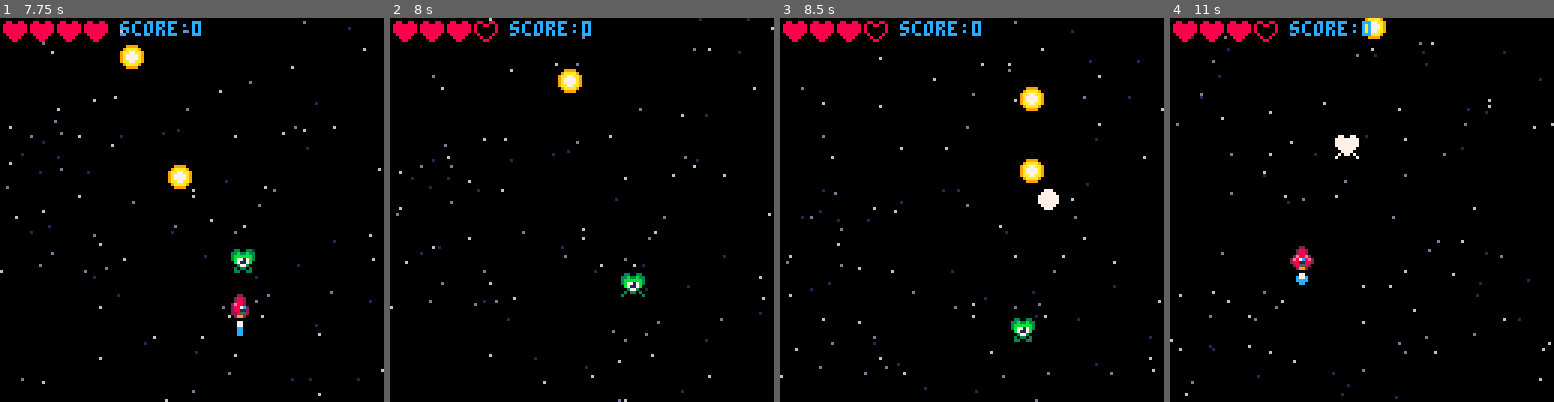
Above: before the commit, frames 1-4 (left to right).
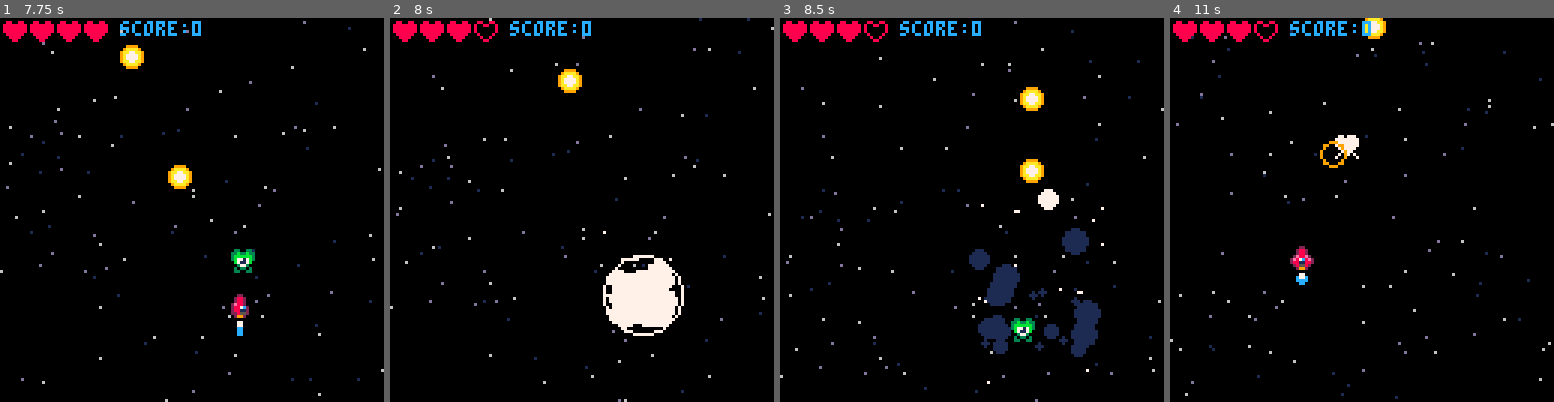
Above: after the commit, the same moments.

Repository: Krystman/lazydevs-pico8-basic-shmup
Game: PICO-8 cartridge shmup.p8
Two runs of this game, one before a commit and one after it. Both use one fixed random seed, a clock stepped at 60 frames per second and the inputs below.
Inputs:
- Up to frame 1 (7.75 s): tap O (Z key) at 0.33, 0.7, 1.43, 2.22, 3.1, 3.98, 4.87, 5.75, 6.63, 7.52 s; tap X (X key) at 1.07, 2.07, 2.4, 2.73, 3.07, 3.4, 3.73, 4.07, 4.4, 4.73, 5.07, 5.4, 5.73, 6.07, 6.4, 6.73, 7.07, 7.4, 7.73 s; hold Left 1.97-2.37 s; hold Down 2.42-2.82 s; hold Right 2.87-3.53 s; hold Up 3.58-4.08 s; hold Right 4.13-4.53 s; hold Down 4.58-5.08 s; hold Left 5.13-5.8 s; hold Up 5.85-6.18 s; hold Left 6.23-6.63 s; hold Down 6.68-7.08 s; hold Right from 7.13 s (still down)
- Up to frame 2 (8 s): release Right at 7.8 s; hold Up from 7.85 s (still down)
- Up to frame 3 (8.5 s): tap X (X key) at 8.07, 8.4 s; release Up at 8.35 s; tap O (Z key) at 8.4 s; hold Right from 8.4 s (still down)
- Up to frame 4 (11 s): tap X (X key) every 0.33 s from 8.73 to 10.73 s; release Right at 8.8 s; hold Down 8.85-9.35 s; tap O (Z key) at 9.28, 10.17 s; hold Left 9.4-10.07 s; hold Up 10.12-10.45 s; hold Left 10.5-10.9 s; hold Down from 10.95 s (still down)

Frame 1 is identical in both runs. In frame 2, 2.9% of the frame differs, in the area x 55-77%, y 55-83%; in frame 3, 3.0%, in the area x 49-85%, y 48-96%; in frame 4, 0.2%.

Commit message:
Beginning of 17 - Music

Diff:
--- a/shmup.p8
+++ b/shmup.p8
@@ -2,8 +2,14 @@
 version 36
 __lua__
 -- todo
--- -proc explosion
--- -bullet collision fx
+-- ------------
+-- game flow
+-- music
+-- multiple enemies
+-- big enemies
+-- enemy bullets
+
+
 
 function _init()
  --this will clear the screen
@@ -79,6 +85,8 @@
 
  parts={}
 
+ shwaves={}
+
  spawnen()
 end
 
@@ -157,7 +165,7 @@
  add(enemies,myen)
 end
 
-function explode(expx,expy)
+function explode(expx,expy,isblue)
 
  local myp={}
  myp.x=expx
@@ -167,8 +175,10 @@
  myp.sy=0
 
  myp.age=0
- myp.size=8
+ myp.size=10
  myp.maxage=0
+ myp.blue=isblue
+
  add(parts,myp)
 
  for i=1,30 do
@@ -182,10 +192,115 @@
 	 myp.age=rnd(2)
 	 myp.size=1+rnd(4)
 	 myp.maxage=10+rnd(10)
+	 myp.blue=isblue
 
 	 add(parts,myp)
  end
 
+ for i=1,20 do
+	 local myp={}
+	 myp.x=expx
+	 myp.y=expy
+
+	 myp.sx=(rnd()-0.5)*10
+	 myp.sy=(rnd()-0.5)*10
+
+	 myp.age=rnd(2)
+	 myp.size=1+rnd(4)
+	 myp.maxage=10+rnd(10)
+	 myp.blue=isblue
+	 myp.spark=true
+
+	 add(parts,myp)
+ end
+
+ big_shwave(expx,expy)
+
+end
+
+function page_red(page)
+ local col=7
+
+ if page>5 then
+  col=10
+ end
+ if page>7 then
+  col=9
+ end
+ if page>10 then
+  col=8
+ end
+ if page>12 then
+  col=2
+ end
+ if page>15 then
+  col=5
+ end
+
+ return col
+end
+
+function page_blue(page)
+ local col=7
+
+ if page>5 then
+  col=6
+ end
+ if page>7 then
+  col=12
+ end
+ if page>10 then
+  col=13
+ end
+ if page>12 then
+  col=1
+ end
+ if page>15 then
+  col=1
+ end
+
+ return col
+end
+
+function smol_shwave(shx,shy)
+ local mysw={}
+ mysw.x=shx
+ mysw.y=shy
+ mysw.r=3
+ mysw.tr=6
+ mysw.col=9
+ mysw.speed=1
+ add(shwaves,mysw)
+end
+
+function big_shwave(shx,shy)
+ local mysw={}
+ mysw.x=shx
+ mysw.y=shy
+ mysw.r=3
+ mysw.tr=25
+ mysw.col=7
+ mysw.speed=3.5
+ add(shwaves,mysw)
+end
+
+function smol_spark(sx,sy)
+ --for i=1,2 do
+ local myp={}
+ myp.x=sx
+ myp.y=sy
+
+ myp.sx=(rnd()-0.5)*8
+ myp.sy=(rnd()-1)*3
+
+ myp.age=rnd(2)
+ myp.size=1+rnd(4)
+ myp.maxage=10+rnd(10)
+ myp.blue=isblue
+ myp.spark=true
+
+ add(parts,myp)
+ --end
 end
 -->8
 --update
@@ -273,6 +388,8 @@
   for mybul in all(buls) do
    if col(myen,mybul) then
     del(buls,mybul)
+    smol_shwave(mybul.x+4,mybul.y+4)
+    smol_spark(myen.x+4,myen.y+4)
     myen.hp-=1
     sfx(3)
     myen.flash=2
@@ -292,6 +409,7 @@
  if invul<=0 then
 	 for myen in all(enemies) do
 	  if col(myen,ship) then
+    explode(ship.x+4,ship.y+4,true)
 	   lives-=1
 	   sfx(1)
 	   invul=60
@@ -371,27 +489,30 @@
   circfill(ship.x+3,ship.y-2,muzzle,7)
  end
 
+ --drawing shwaves
+ for mysw in all(shwaves) do
+  circ(mysw.x,mysw.y,mysw.r,mysw.col)
+  mysw.r+=mysw.speed
+  if mysw.r>mysw.tr then
+   del(shwaves,mysw)
+  end
+ end
+
  --drawing particles
  for myp in all(parts) do
   local pc=7
 
-  if myp.age>5 then
-   pc=10
-  end
-  if myp.age>7 then
-   pc=9
-  end
-  if myp.age>10 then
-   pc=8
-  end
-  if myp.age>12 then
-   pc=2
-  end
-  if myp.age>15 then
-   pc=5
-  end
-
-  circfill(myp.x,myp.y,myp.size,pc)
+  if myp.blue then
+   pc=page_blue(myp.age)
+  else
+   pc=page_red(myp.age)
+  end
+
+  if myp.spark then
+   pset(myp.x,myp.y,7)
+  else
+   circfill(myp.x,myp.y,myp.size,pc)
+  end
 
   myp.x+=myp.sx
   myp.y+=myp.sy
